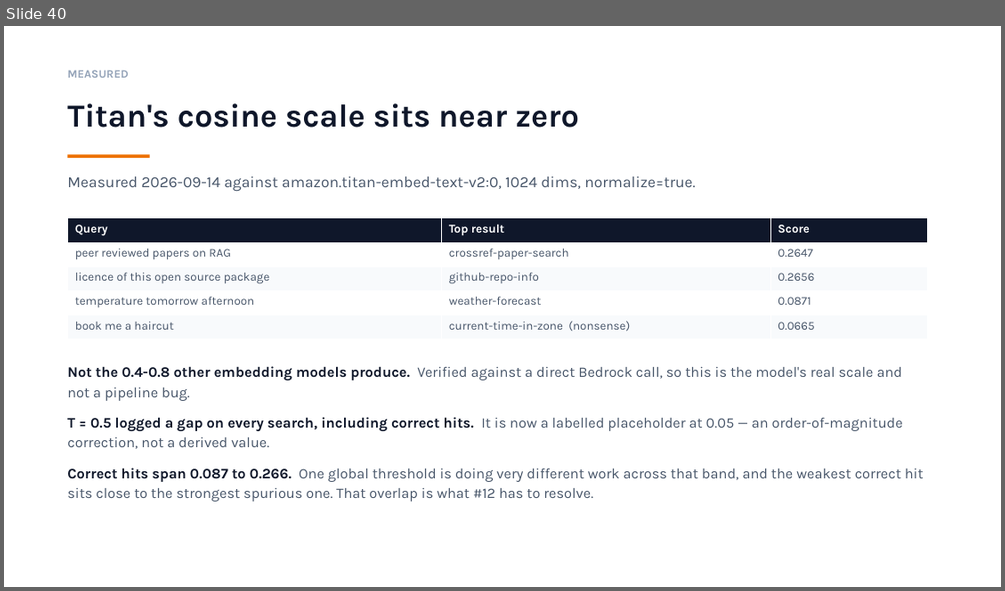
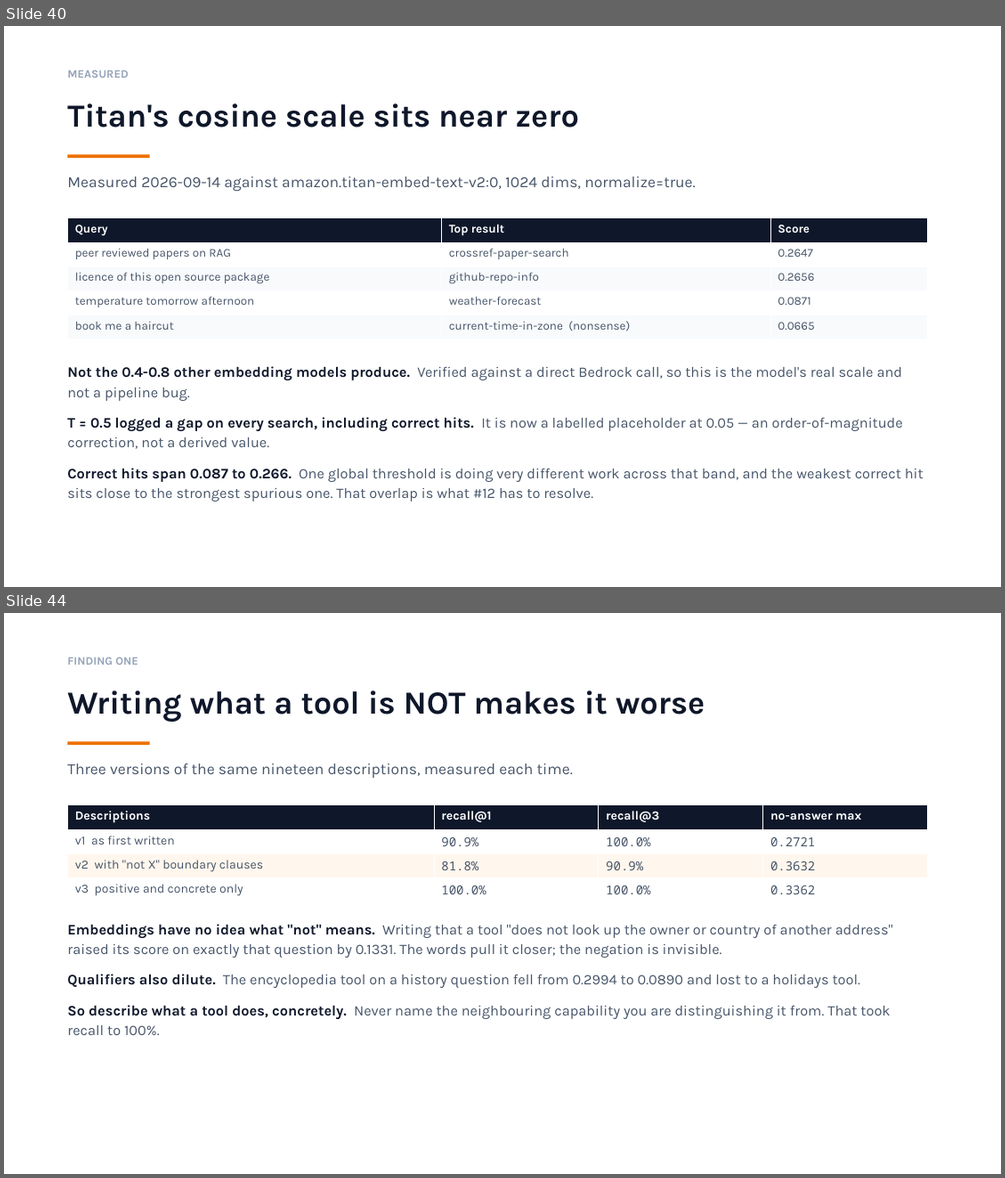
Before and after one commit to Endlessandothers/Endlessproject, a slide deck: docs/plans/endless-phase-0-v3.pptx. Shown one above the other, each under a label of ours: slide 40 before the commit, slides 40 and 44 after it; the slides between them are not shown. The pictures are 1005x591 and 1005x1178 pixels, drawn with LibreOffice and Linux fonts; fonts in the diff are those of the drawing. Boxes give left, top, right and bottom in pixels: in the first picture for what was removed or moved away, otherwise in the second. Text is boxed around its words. In the diff, an @@ line names an element or a change of style, - is before the commit and + after.

```diff
--- a/docs/plans/endless-phase-0-v3.pptx
+++ b/docs/plans/endless-phase-0-v3.pptx
@@ slide 44 added at bbox=[4, 613, 1001, 1174], background #FFFFFF @@
@@ text added at bbox=[67, 657, 138, 665], 11 pt, text #94A3B8, bold @@
+FINDING ONE
@@ text added at bbox=[67, 690, 704, 722], 31 pt, text #0F172A, bold @@
+Writing what a tool is NOT makes it worse
@@ rectangle added at bbox=[67, 742, 150, 745], fill #ED7100 @@
@@ text added at bbox=[67, 763, 573, 778], 15 pt, text #475569 @@
+Three versions of the same nineteen descriptions, measured each time.
@@ table added at bbox=[67, 805, 928, 902], 4 rows, 4 columns @@
+Descriptions | recall@1 | recall@3 | no-answer max
+v1 as first written | 90.9% | 100.0% | 0.2721
+v2 with "not X" boundary clauses | 81.8% | 90.9% | 0.3632
+v3 positive and concrete only | 100.0% | 100.0% | 0.3362
@@ text added at bbox=[67, 924, 893, 1035], 14 pt, text #475569 @@
+Embeddings have no idea what "not" means. Writing that a tool "does not look up the owner or country of another address" raised its score on exactly that question by 0.1331. The words pull it closer; the negation is invisible.
+Qualifiers also dilute. The encyclopedia tool on a history question fell from 0.2994 to 0.0890 and lost to a holidays tool.
+So describe what a tool does, concretely. Never name the neighbouring capability you are distinguishing it from. That took recall to 100%.
```
Also in this commit, not shown: 2 slides changed, 7 other slides added.
